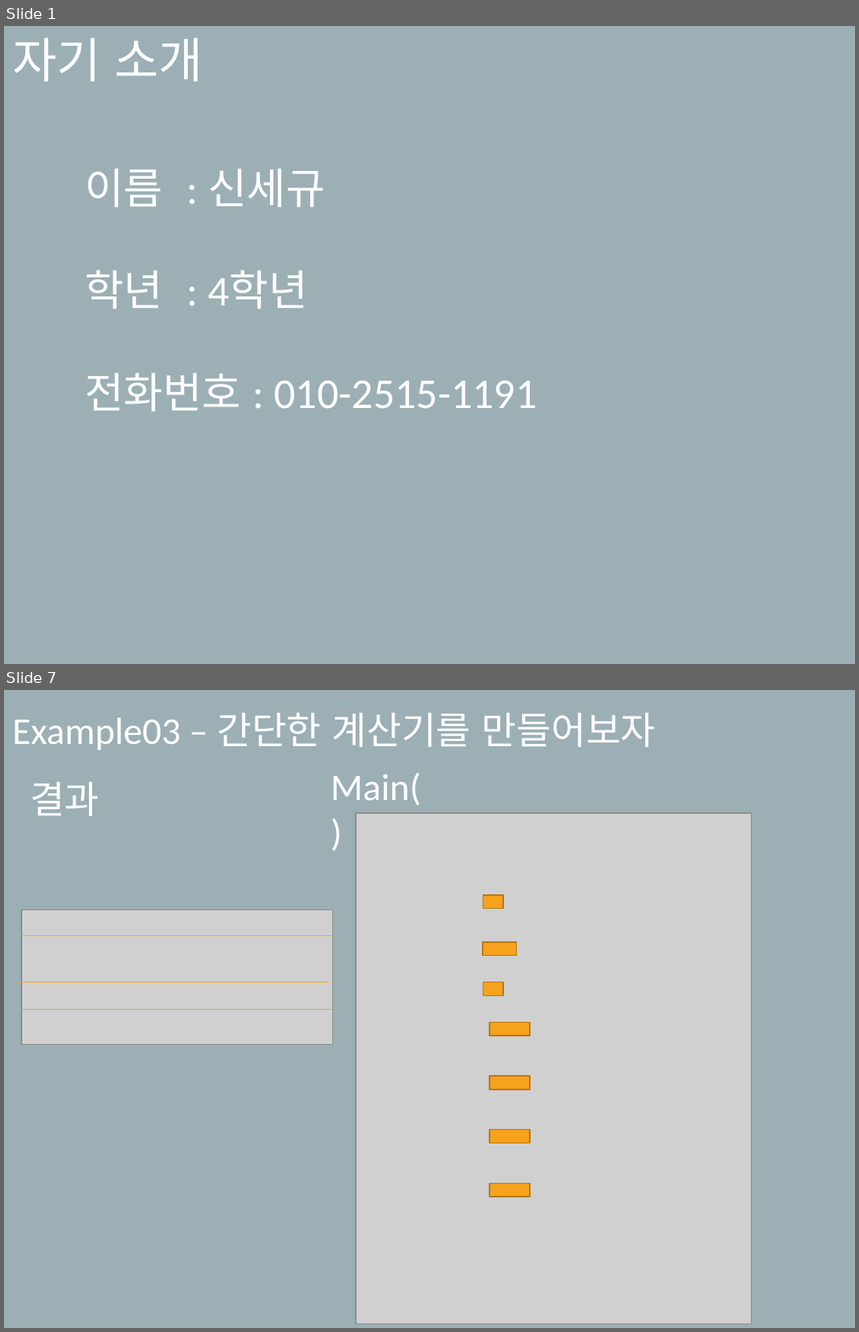
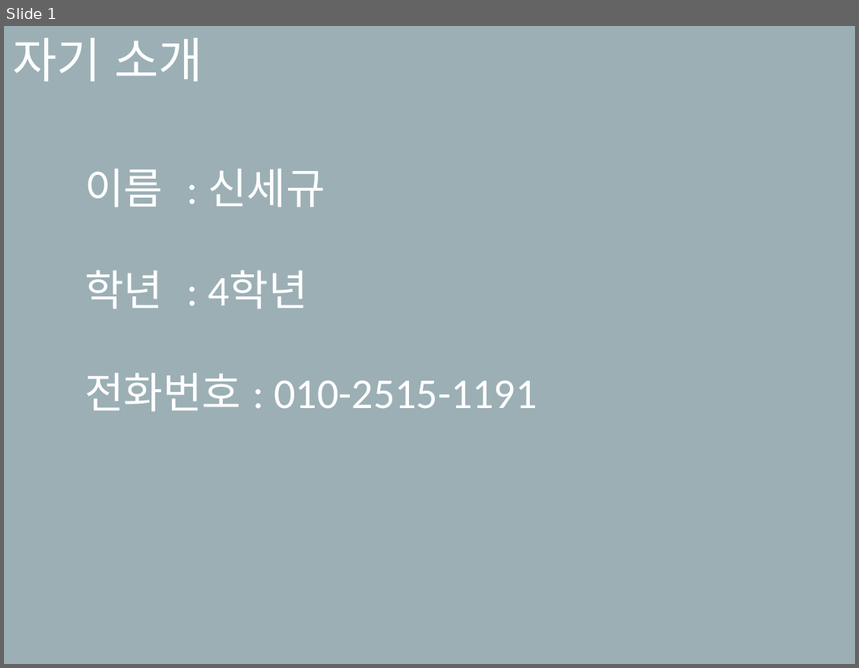
Before and after one commit to SekyuShin/Mentoring, a slide deck: 2019_Mentoring/2_weeks/멘토링_2주차.pptx. Shown one above the other, each under a label of ours: slides 1 and 7 before the commit, slide 1 after it; the slides between them are not shown. The pictures are 859x1332 and 859x668 pixels, drawn with LibreOffice and Linux fonts; fonts in the diff are those of the drawing; grey boxes stand for pictures. Boxes give left, top, right and bottom in pixels: in the first picture for what was removed or moved away, otherwise in the second. Text is boxed around its words. In the diff, an @@ line names an element or a change of style, - is before the commit and + after.

```diff
--- a/2019_Mentoring/2_weeks/멘토링_2주차.pptx
+++ b/2019_Mentoring/2_weeks/멘토링_2주차.pptx
@@ slide 7 removed at [4, 690, 855, 1328], background #9BAFB5 @@
@@ subtitle removed at [12, 713, 656, 750] @@
-Example03 – 간단한 계산기를 만들어보자
@@ text removed at [331, 773, 421, 806] @@
-Main()
@@ text removed at [30, 782, 100, 816] @@
-결과
@@ picture removed at [356, 813, 751, 1324] @@
@@ picture removed at [22, 910, 333, 1045] @@
@@ rectangle removed at [484, 895, 503, 909] @@
@@ line removed from (22, 935) to (332, 935) @@
@@ rectangle removed at [484, 942, 517, 955] @@
@@ line removed from (18, 983) to (329, 983) @@
@@ rectangle removed at [484, 983, 503, 996] @@
@@ line removed from (22, 1009) to (332, 1009) @@
@@ rectangle removed at [490, 1023, 530, 1037] @@
@@ rectangle removed at [490, 1076, 530, 1090] @@
@@ rectangle removed at [490, 1130, 530, 1144] @@
@@ rectangle removed at [490, 1184, 530, 1198] @@
```
Also in this commit, not shown: 4 slides changed, 10 slides added, 2 other slides removed, 12 other files.
